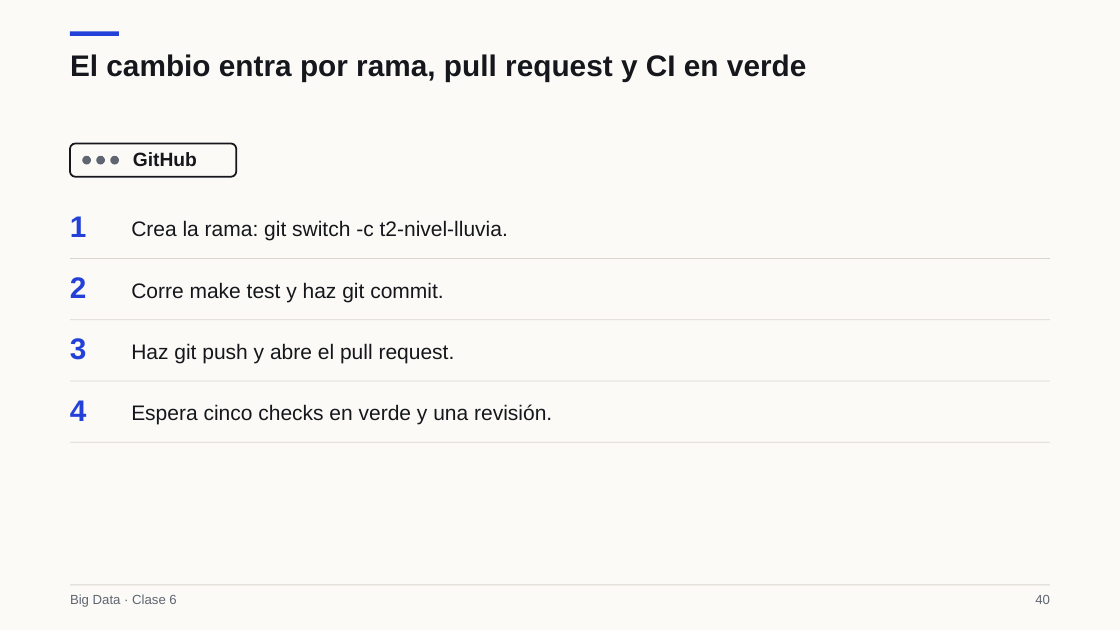
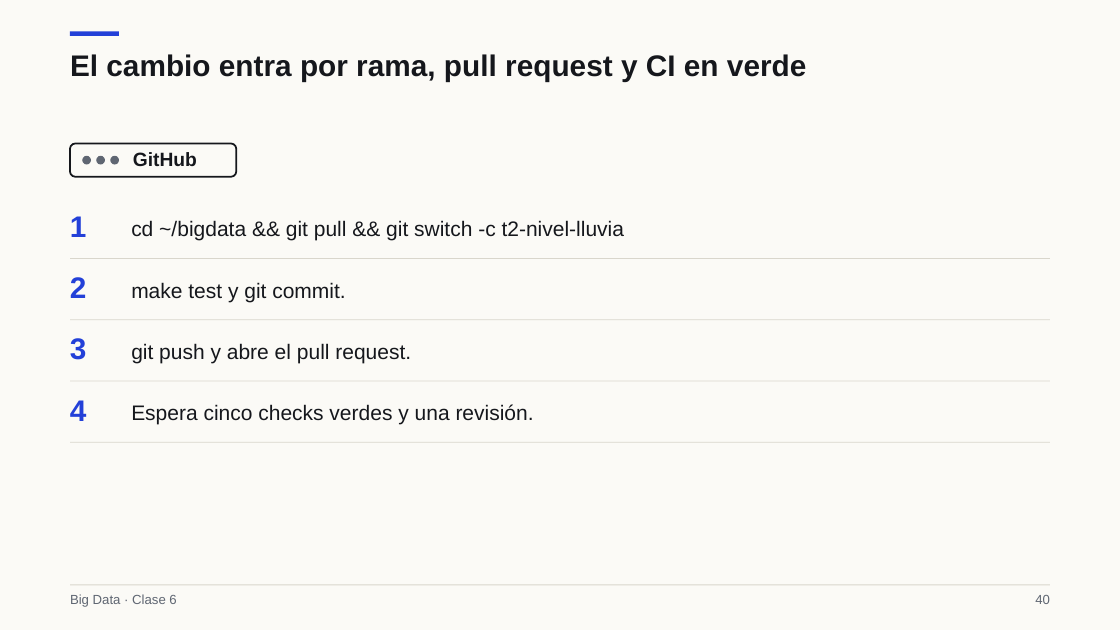
Before and after one commit to Apaezc/bigdata-udem-2026, a slide deck: slide 40 of curso/clase06/deck/slides.pptx. Drawn at 1120x630 pixels with LibreOffice and Linux fonts; fonts in the diff are those of the drawing. Boxes give left, top, right and bottom in pixels: in the first picture for what was removed or moved away, otherwise in the second. Text is boxed around its words. In the diff, an @@ line names an element or a change of style, - is before the commit and + after.

```diff
--- a/curso/clase06/deck/slides.pptx
+++ b/curso/clase06/deck/slides.pptx
@@ text at bbox=[131, 220, 624, 241]: text changed @@
-Crea la rama: git switch -c t2-nivel-lluvia.
+cd ~/bigdata && git pull && git switch -c t2-nivel-lluvia
@@ text at bbox=[131, 282, 345, 302]: text changed @@
-Corre make test y haz git commit.
+make test y git commit.
@@ text at bbox=[131, 343, 411, 363]: text changed @@
-Haz git push y abre el pull request.
+git push y abre el pull request.
@@ text at bbox=[131, 404, 534, 424]: text changed @@
-Espera cinco checks en verde y una revisión.
+Espera cinco checks verdes y una revisión.
```
Also in this commit, not shown: 8 other slides changed, 4 other files.
